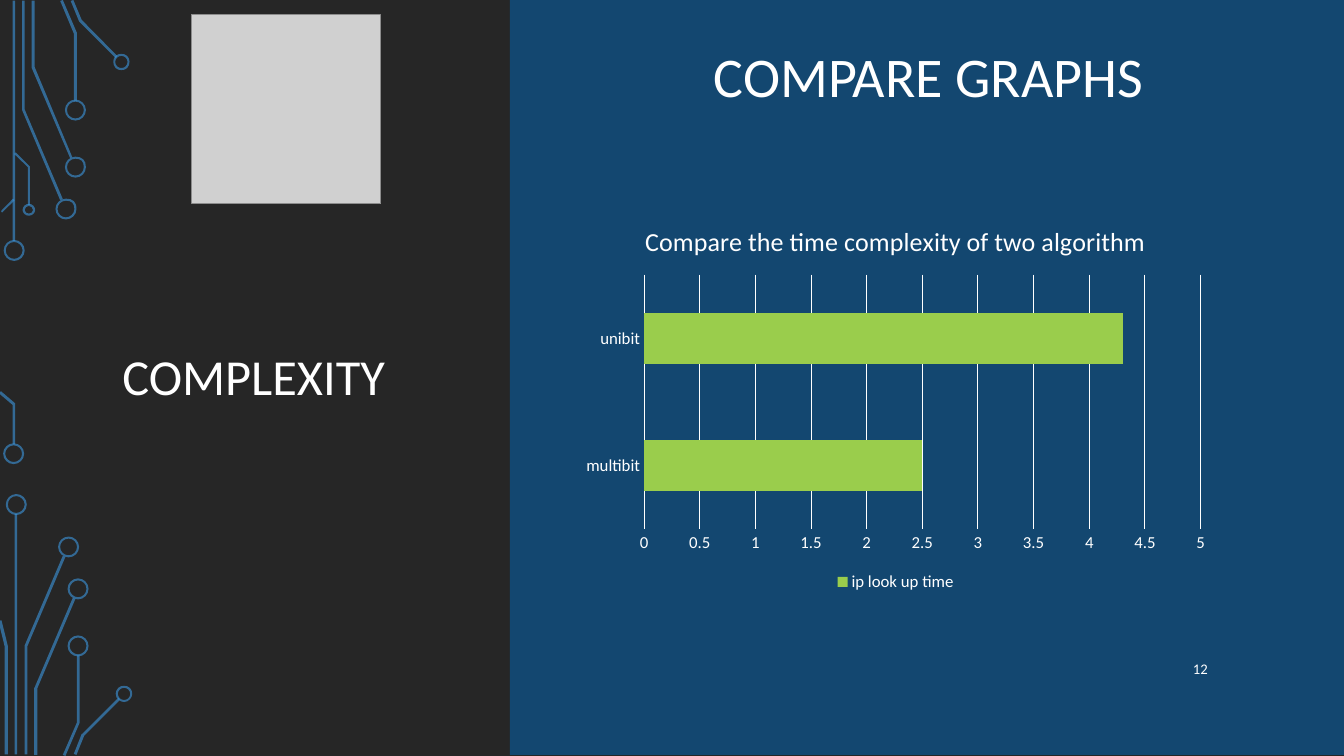
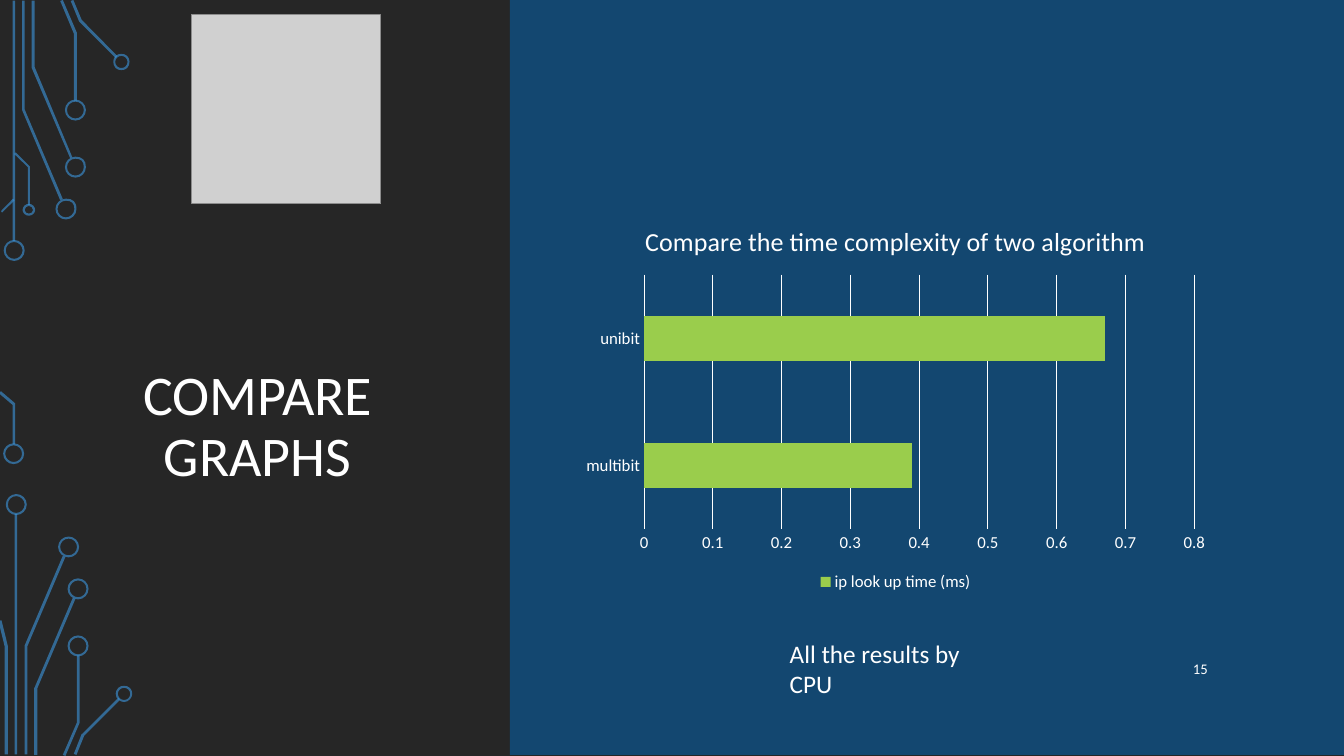
Before and after one commit to ataeiamirhosein/NetFuncVirt, a slide deck: slide 15 of present/Ip_lookup_algorithms.pptx (slide 12 before the commit). Drawn at 1344x756 pixels with LibreOffice and Linux fonts; fonts in the diff are those of the drawing; grey boxes stand for pictures; background and template pictures are left out. Boxes give left, top, right and bottom in pixels: in the first picture for what was removed or moved away, otherwise in the second. Text is boxed around its words. In the diff, an @@ line names an element or a change of style, - is before the commit and + after.

```diff
--- a/present/Ip_lookup_algorithms.pptx
+++ b/present/Ip_lookup_algorithms.pptx
@@ bar chart at bbox=[574, 206, 1218, 596] @@
-ip look up time: 2.5, 4.3
+ip look up time (ms): 0.39, 0.67
@@ category axis changed @@
@@ bar spacing changed @@
@@ text "COMPARE GRAPHS" rewrapped from bbox=[714, 60, 1143, 98] to bbox=[143, 378, 372, 477] @@
@@ title removed at bbox=[122, 362, 384, 396] @@
-COMPLEXITY
@@ text added at bbox=[790, 645, 960, 693], 18 pt, text #FFFFFF @@
+All the results by CPU
@@ page number at bbox=[1193, 664, 1208, 674]: text changed @@
-12
+15
```
Also in this commit, not shown: 11 other slides changed, 3 slides added.
